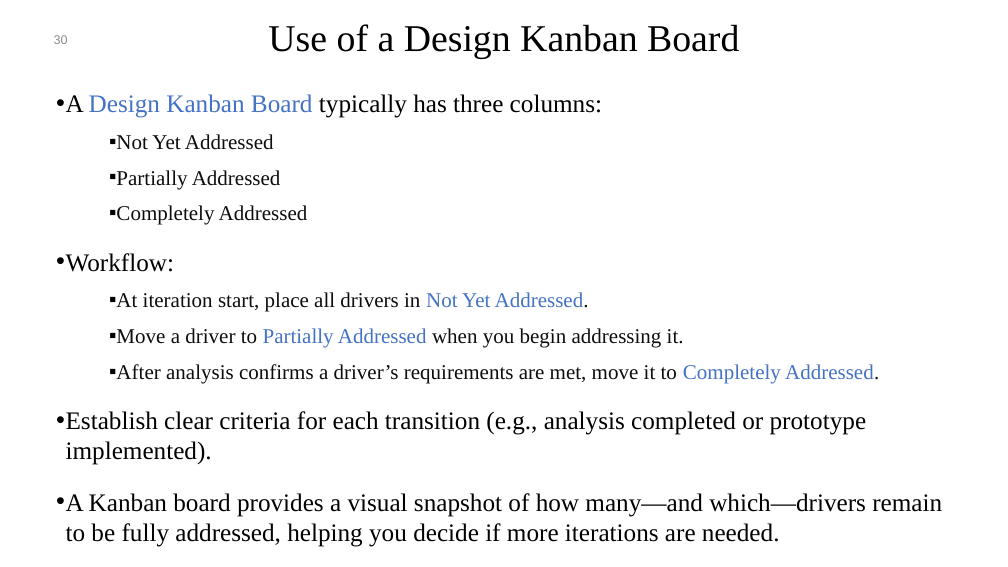
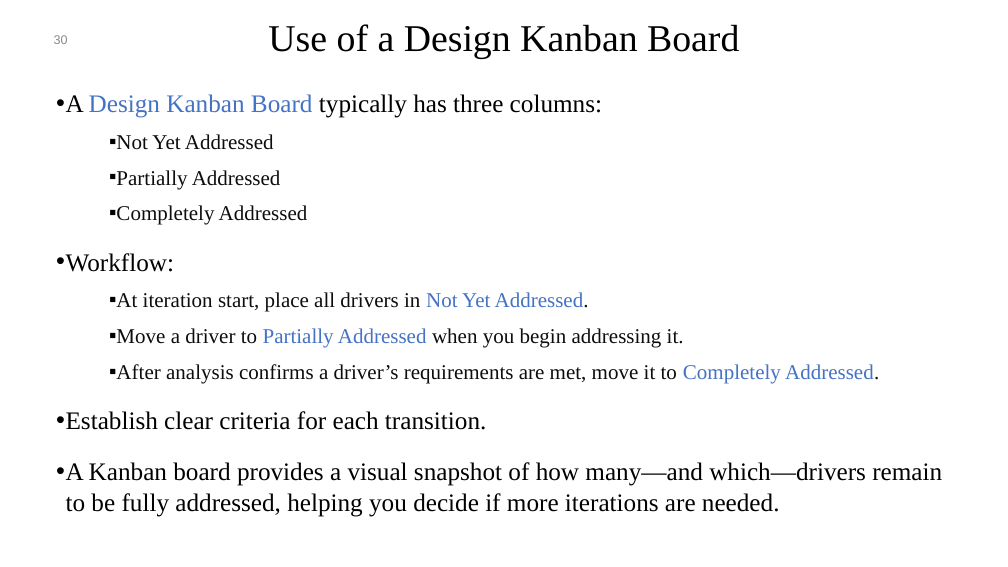
Before and after one commit to mohamad-khorsandi/slides-of-software-architecture-in-practice-4th-ed, a slide deck: slide 30 of chapter 20.pptx. Drawn at 1008x567 pixels with LibreOffice and Linux fonts; fonts in the diff are those of the drawing; background and template pictures are left out. Boxes give left, top, right and bottom in pixels: in the first picture for what was removed or moved away, otherwise in the second. Text is boxed around its words. In the diff, an @@ line names an element or a change of style, - is before the commit and + after.

```diff
--- a/chapter 20.pptx
+++ b/chapter 20.pptx
@@ text at (66, 411, 486, 430): text changed @@
-• Establish clear criteria for each transition (e.g., analysis completed or prototype implemented).
+• Establish clear criteria for each transition.
```
Also in this commit, not shown: 1 other slide changed, 6 other files.
